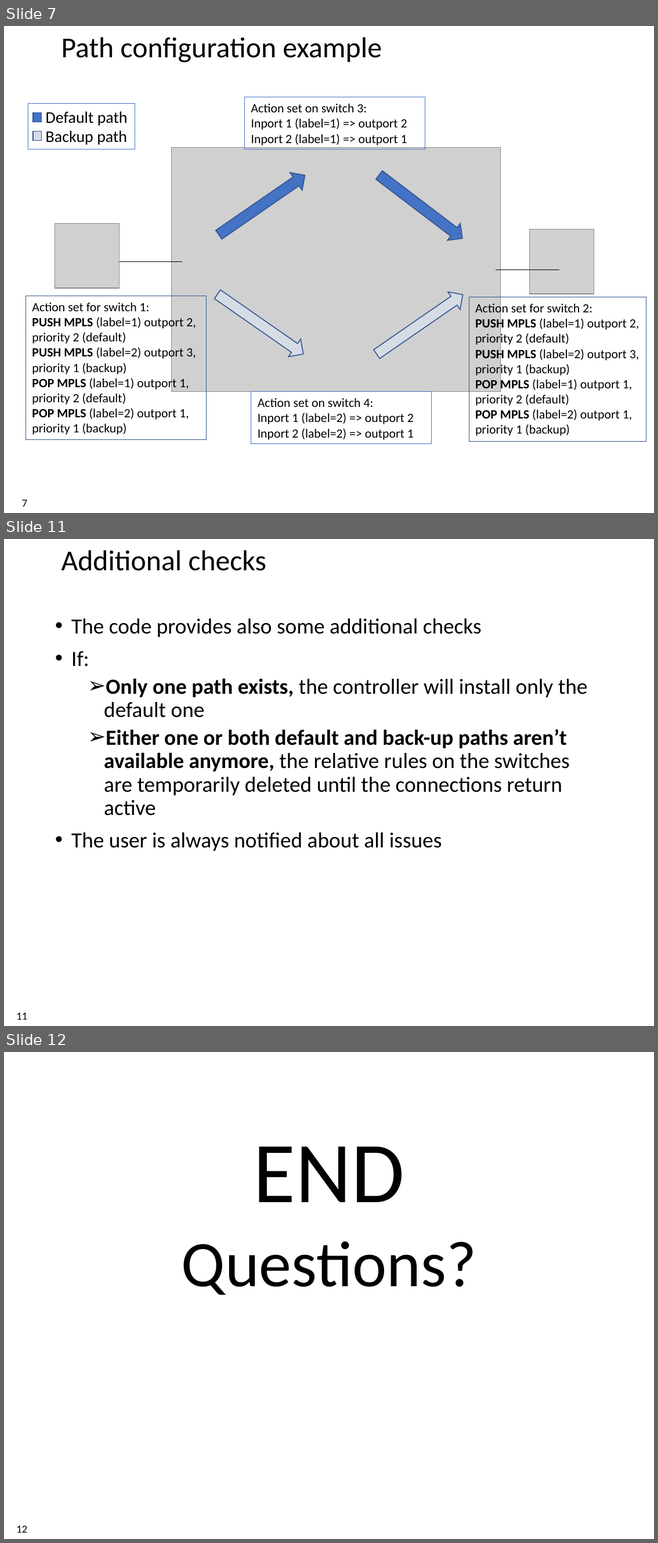
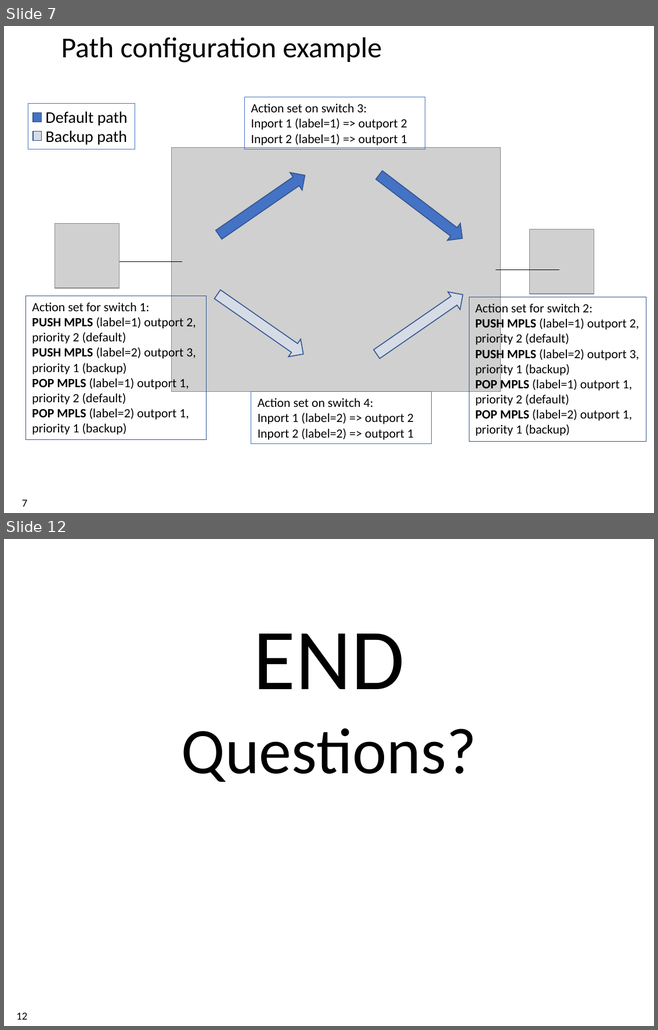
Before and after one commit to xdl907/switching-and-routing-project, a slide deck: template_project_exam__1_.pptx. Shown one above the other, each under a label of ours: slides 7, 11 and 12 before the commit, slides 7 and 12 after it; the slides between them are not shown. The pictures are 658x1543 and 658x1030 pixels, drawn with LibreOffice and Linux fonts; fonts in the diff are those of the drawing; grey boxes stand for pictures; background and template pictures are left out. Boxes give left, top, right and bottom in pixels: in the first picture for what was removed or moved away, otherwise in the second. Text is boxed around its words. In the diff, an @@ line names an element or a change of style, - is before the commit and + after.

```diff
--- a/template_project_exam__1_.pptx
+++ b/template_project_exam__1_.pptx
@@ slide 11 removed at (4,539,654,1026), background #FFFFFF @@
@@ title removed at (61,550,267,571) @@
-Additional checks
@@ text removed at (71,618,587,851) @@
-• The code provides also some additional checks
-• If:
-  ➢ Only one path exists, the controller will install only the default one
-  ➢ Either one or both default and back-up paths aren’t available anymore, the relative rules on the switches are temporarily deleted until the connections return active
-• The user is always notified about all issues
@@ page number removed at (16,1013,27,1020) @@
-11
```
Also in this commit, not shown: 6 slides changed, 1 slide added.
